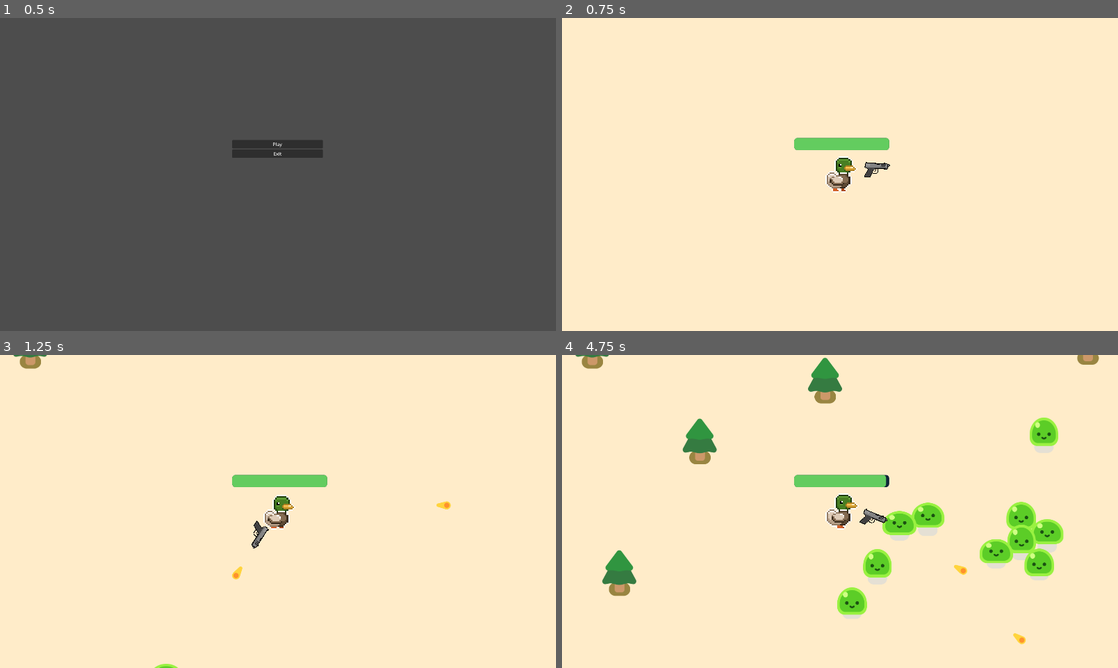
Above: before the commit, frames 1-4 (two rows, left to right).
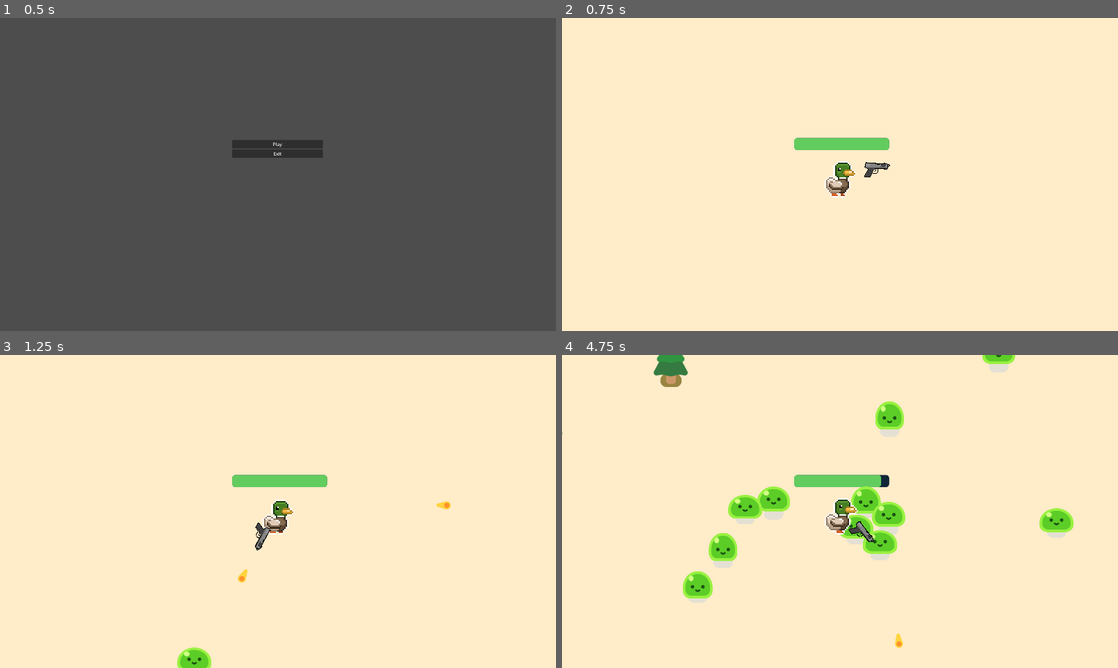
Above: after the commit, the same moments.

Repository: 63csmith/slime_game
Game: Godot game, scene res://main_menu.tscn
The game is run twice, just before and just after one commit, with the same random seed, the same clock (stepped at 60 frames per second) and the same inputs.
Inputs:
- Up to frame 1 (0.5 s): no input
- Up to frame 2 (0.75 s): click "Play" at 0.5 s
- Up to frame 3 (1.25 s): no input
- Up to frame 4 (4.75 s): hold D (move_right) 1.28-2.03 s; hold S (move_down) 2.03-2.78 s; hold D (move_right) 2.78-3.53 s; hold W (move_up) 3.53-4.28 s; hold A (move_left) from 4.28 s (still down)

Frame 1 is identical in both runs. In frame 2, 0.5% of the frame differs, in the area x 47-54%, y 44-58%; in frame 3, 1.2%; in frame 4, 11%, in the area x 0-97%, y 0-94%.

Commit message:
duck loco
added the script of duck player to move node 2d location to the parent node

Diff:
--- a/characters/ducky/ducky.tscn
+++ b/characters/ducky/ducky.tscn
@@ -75,12 +75,10 @@
 [node name="Ducky" type="Node2D"]
 top_level = true
 texture_filter = 1
-position = Vector2(-3, -1)
 scale = Vector2(5, 5)
 script = ExtResource("1_ati00")
 
 [node name="AnimatedSprite" type="AnimatedSprite2D" parent="."]
-position = Vector2(0.6, -3.2)
 sprite_frames = SubResource("SpriteFrames_wmodh")
 animation = &"walk"
-frame_progress = 0.651895
+autoplay = "idle"
--- a/duck_player.gd
+++ b/duck_player.gd
@@ -1,17 +1,24 @@
 extends CharacterBody2D
-
-
 
 signal health_depleted
 
 var health = 100.0
 var can_move = true
 
+func _ready():
+	print("Initial Duck_player global position: ", global_position)
+	print("Initial Ducky global position: ", $Ducky.global_position)
+	print("Initial CollisionShape2D position: ", $CollisionShape2D.position)
+
 func _physics_process(delta):
 	if can_move:
 		var direction = Input.get_vector("move_left", "move_right", "move_up", "move_down")
 		velocity = direction * 600
 		move_and_slide()
+
+		print("Duck_player position: ", position)
+		print("Duck_player global position: ", global_position)
+		print("Ducky global position: ", $Ducky.global_position)
 
 		if velocity.length() > 0.0:
 			$Ducky.play_duck_walk_animation()
@@ -29,3 +36,6 @@
 	else:
 		velocity = Vector2.ZERO  # Ensure the player doesn't move
 		move_and_slide()  # Call this to apply the zero velocity
+
+	# Manually update Ducky's position to follow Duck_player
+	$Ducky.position = position
--- a/duck_player.tscn
+++ b/duck_player.tscn
@@ -34,7 +34,6 @@
 debug_color = Color(0.858824, 0.34902, 0.290196, 0.752941)
 
 [node name="Ducky" parent="." instance=ExtResource("2_qxocb")]
-z_index = 1
 
 [node name="Camera2D" type="Camera2D" parent="Ducky"]
 position = Vector2(0.6, 0.2)
--- a/run_game.tscn
+++ b/run_game.tscn
@@ -79,7 +79,7 @@
 text = "Quit"
 
 [node name="Duck_player" parent="." instance=ExtResource("4_sucuh")]
-position = Vector2(-100, 55)
+position = Vector2(0, 0)
 
 [node name="Path2D" type="Path2D" parent="Duck_player"]
 position = Vector2(-2, 112)
